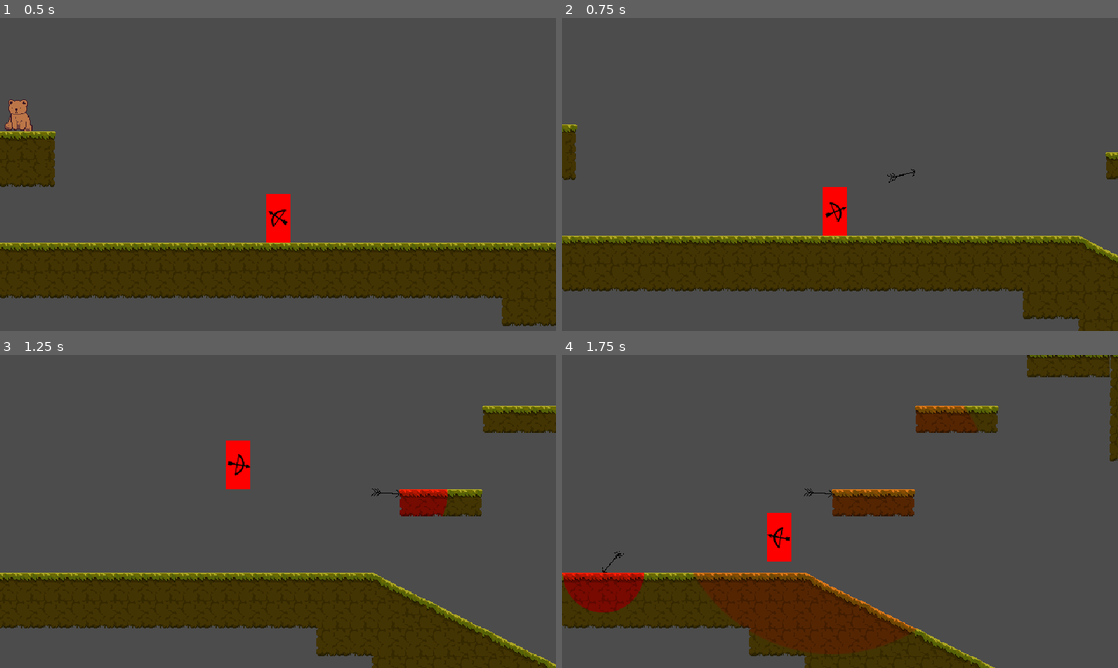
Above: before the commit, frames 1-4 (two rows, left to right).
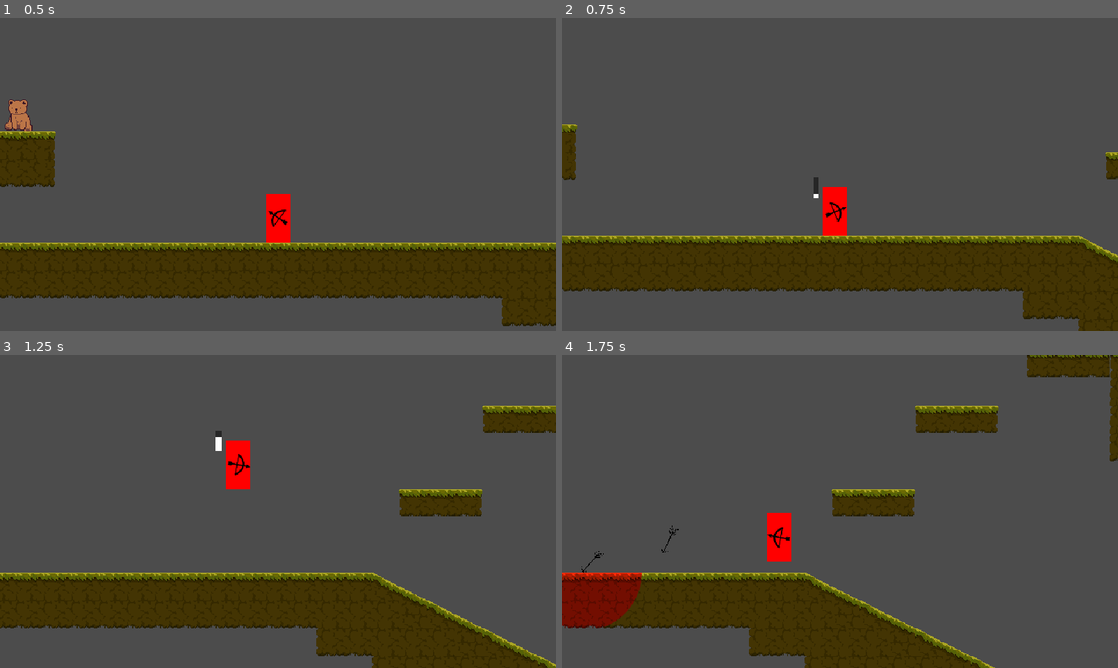
Above: after the commit, the same moments.

Repository: vanjac/wi22jam
Game: Godot game, scene res://placeholder/biggertestlevel.tscn
Same seed, same stepped clock (60 frames per second), same inputs: the game is played once before the commit and once after it.
Inputs (mouse positions are in pixels of both pictures, inside the frame that each line leads up to):
- Up to frame 1 (0.5 s): no input
- Up to frame 2 (0.75 s): move the mouse to (962, 158) at 0.52 s; press the mouse at (962, 158) at 0.53 s; hold D (right) from 0.53 s (still down)
- Up to frame 3 (1.25 s): keep holding D (right); tap Space (jump) at 0.77 s
- Up to frame 4 (1.75 s): keep holding D (right); move the mouse to (728, 527) at 1.27 s; release the mouse at (728, 527) at 1.28 s; click (728, 527) at 1.35 s; tap Space (jump) at 1.52 s

Frame 1 is identical in both runs. In frame 2, less than 0.1% of the frame differs, in the area x 45-64%, y 48-58%; in frame 3, 0.8%; in frame 4, 2.1%, in the area x 0-73%, y 16-89%.

Commit message:
hold mouse to draw arrow

Diff:
--- a/bow/Bow.gd
+++ b/bow/Bow.gd
@@ -1,20 +1,38 @@
 extends Node2D
 
-const shoot_speed = 800
+const min_shoot_speed = 200
+const max_shoot_speed = 1200
+const max_draw_time = 1
 
 var arrow_scene = preload("res://bow/Arrow.tscn")
 var player
+var pivot
+var charge_progress
+
+var draw_time = 0
 
 
 func _ready():
 	player = get_parent()
+	pivot = $Pivot
+	charge_progress = $Charge
 
 func _process(delta):
 	var vec_to_mouse = get_global_mouse_position() - global_position
-	rotation = vec_to_mouse.angle()
+	pivot.rotation = vec_to_mouse.angle()
 
 	if Input.is_action_just_pressed("fire"):
+		draw_time = 0
+		charge_progress.visible = true
+	if Input.is_action_pressed("fire"):
+		draw_time += delta
+		charge_progress.value = clamp(draw_time / max_draw_time, 0, 1) * 100
+
+	if Input.is_action_just_released("fire"):
+		charge_progress.visible = false
 		var arrow = arrow_scene.instance()
+		var shoot_speed = lerp(min_shoot_speed, max_shoot_speed,
+							   clamp(draw_time / max_draw_time, 0, 1))
 		arrow.linear_velocity = vec_to_mouse.normalized() * shoot_speed
 		player.get_parent().add_child(arrow)
 		arrow.global_position = global_position
--- a/bow/Bow.tscn
+++ b/bow/Bow.tscn
@@ -1,11 +1,30 @@
-[gd_scene load_steps=3 format=2]
+[gd_scene load_steps=4 format=2]
 
 [ext_resource path="res://bow/bow-arrow.png" type="Texture" id=1]
 [ext_resource path="res://bow/Bow.gd" type="Script" id=2]
+[ext_resource path="res://placeholder/square.png" type="Texture" id=3]
 
 [node name="Node2D" type="Node2D"]
 script = ExtResource( 2 )
 
-[node name="Bow-arrow" type="Sprite" parent="."]
+[node name="Pivot" type="Node2D" parent="."]
+
+[node name="Sprite" type="Sprite" parent="Pivot"]
 rotation = 0.785398
 texture = ExtResource( 1 )
+
+[node name="Charge" type="TextureProgress" parent="."]
+visible = false
+margin_left = -51.0
+margin_top = -78.0
+margin_right = -38.0
+margin_bottom = -31.0
+value = 50.0
+texture_under = ExtResource( 3 )
+texture_progress = ExtResource( 3 )
+fill_mode = 3
+tint_under = Color( 0.14902, 0.14902, 0.14902, 1 )
+nine_patch_stretch = true
+__meta__ = {
+"_edit_use_anchors_": true
+}
